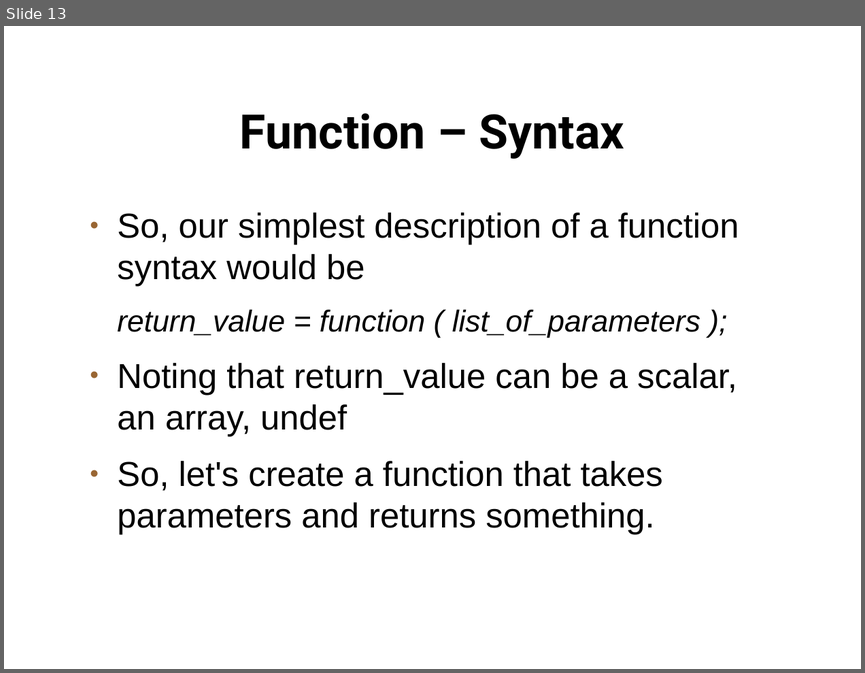
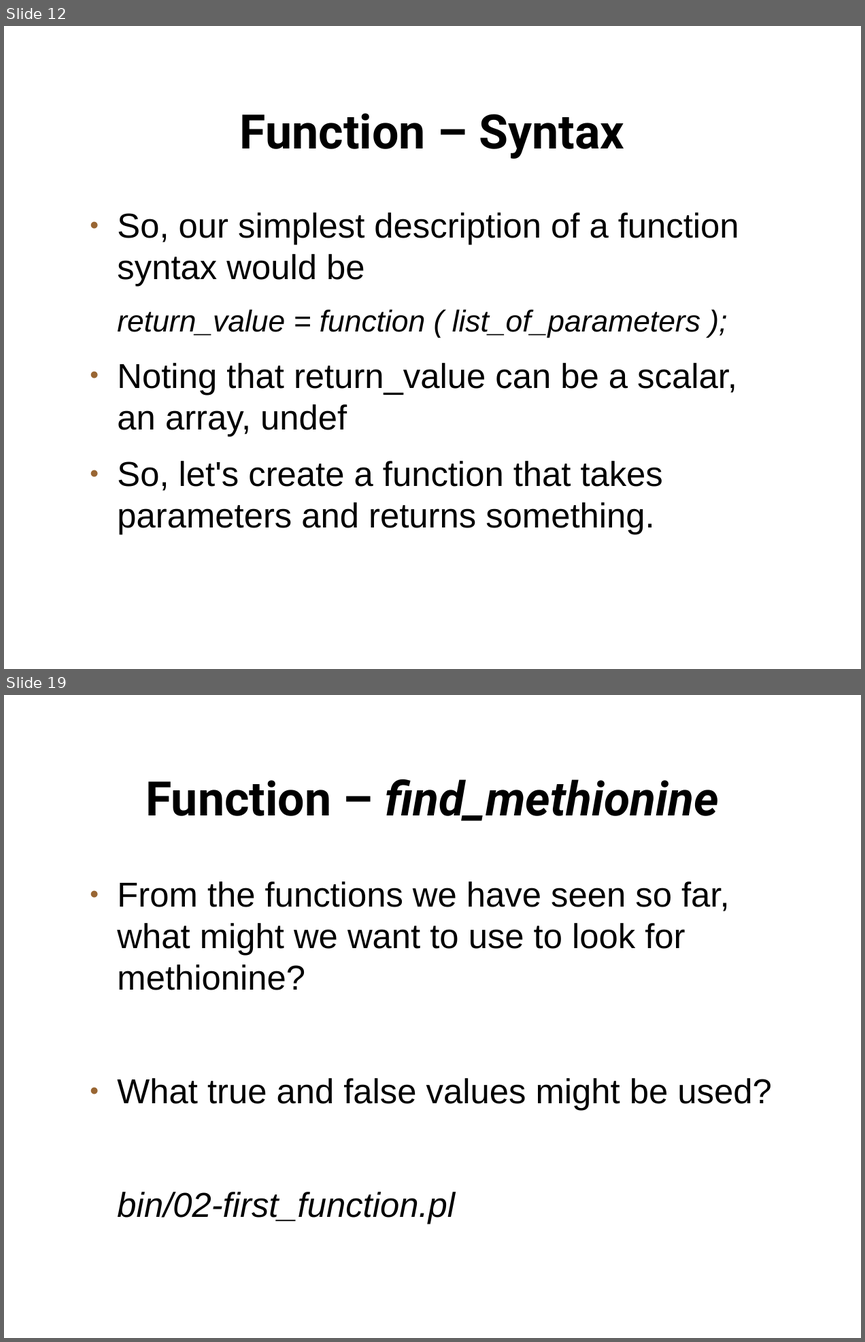
Before and after one commit to setitesuk/presentations, a slide deck: perl_course/08-functions/functions.odp. Shown one above the other, each under a label of ours: slide 13 before the commit, slides 12 and 19 after it; the slides between them are not shown. The pictures are 865x673 and 865x1342 pixels, drawn with LibreOffice and Linux fonts; fonts in the diff are those of the drawing; background and template pictures are left out. Boxes give left, top, right and bottom in pixels: in the first picture for what was removed or moved away, otherwise in the second. Text is boxed around its words. In the diff, an @@ line names an element or a change of style, - is before the commit and + after.

Commit message:
functions slides

```diff
--- a/perl_course/08-functions/functions.odp
+++ b/perl_course/08-functions/functions.odp
@@ slide 19 added at box(4, 695, 861, 1338), background picture (left out) @@
@@ title added at box(145, 779, 719, 821), 44 pt, text #000000, bold, italic @@
+Function – find_methionine
@@ text added at box(117, 881, 771, 1224), 32 pt, text #000000 @@
+● From the functions we have seen so far, what might we want to use to look for methionine?
+● What true and false values might be used?
+bin/02-first_function.pl
@@ what was slide 13 is now slide 12 @@
```
Also in this commit, not shown: 1 slide changed, 29 other slides added, 1 slide removed, 5 other files.
